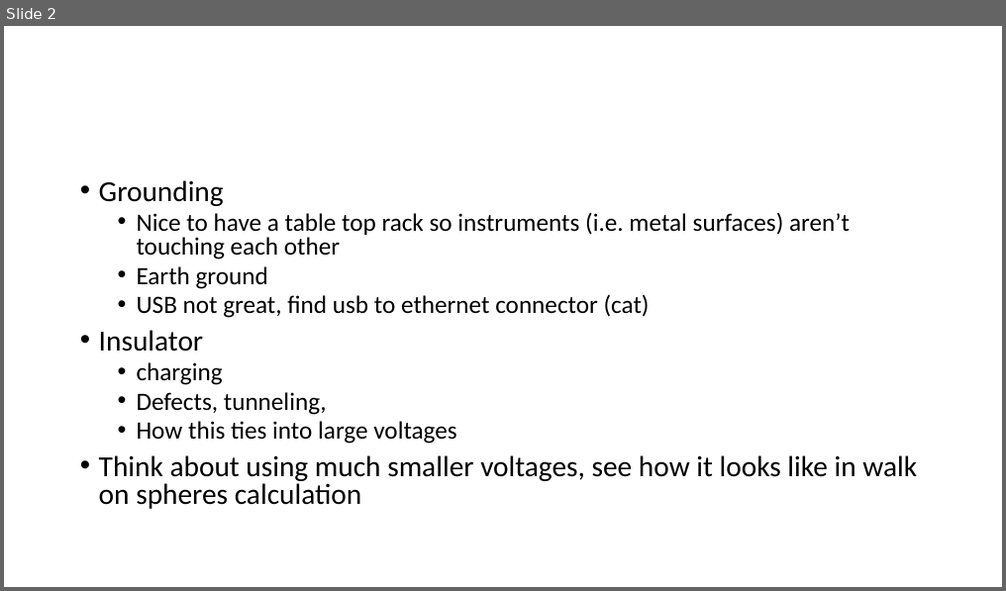
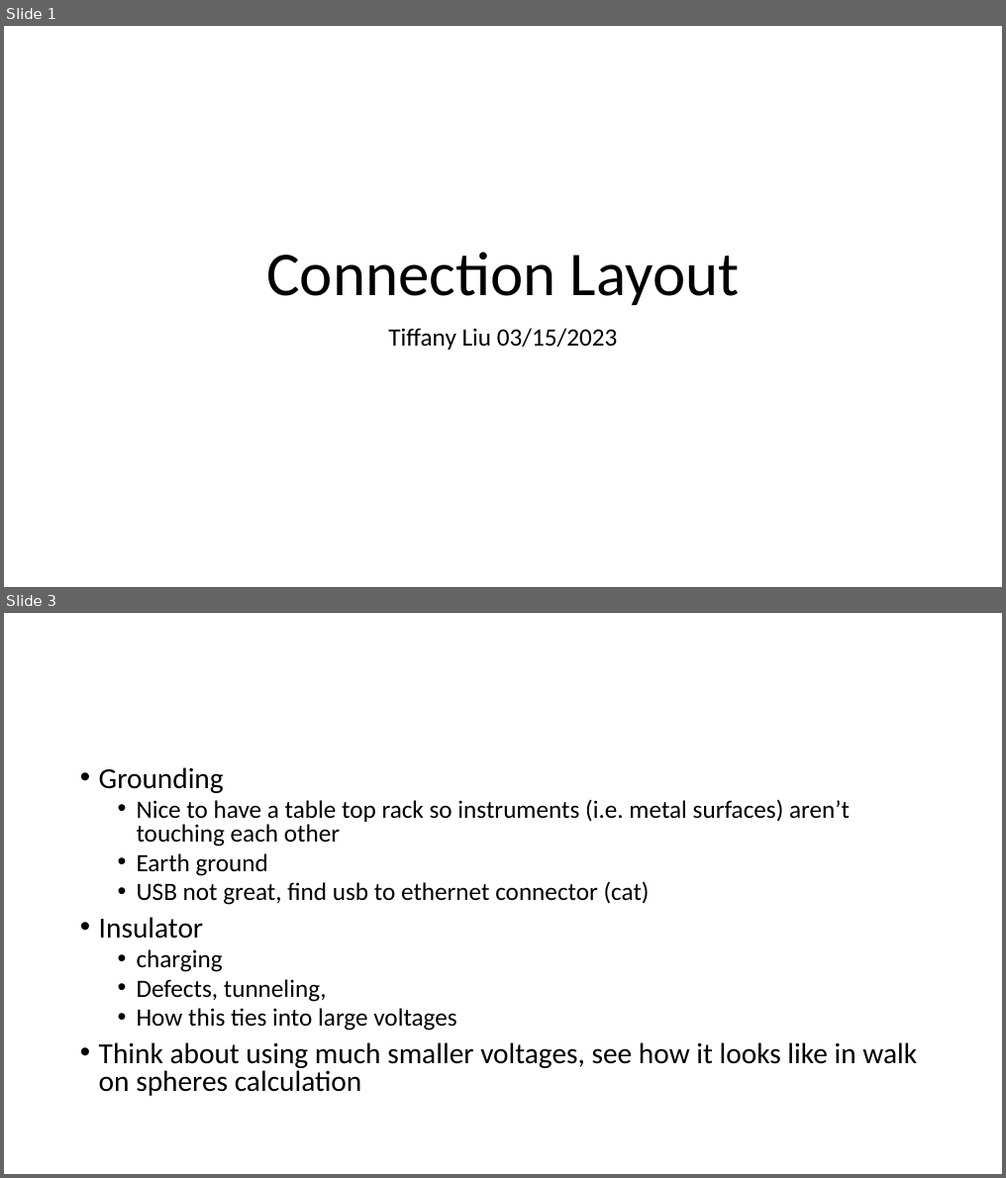
Before and after one commit to eelyon/LyonLabCodebase, a slide deck: matlabMeas/TiffanyMeasurementFunctions/IDC/ConnectionLayout.pptx. Shown one above the other, each under a label of ours: slide 2 before the commit, slides 1 and 3 after it; the slides between them are not shown. The pictures are 1006x591 and 1006x1178 pixels, drawn with LibreOffice and Linux fonts; fonts in the diff are those of the drawing. Boxes give left, top, right and bottom in pixels: in the first picture for what was removed or moved away, otherwise in the second. Text is boxed around its words. In the diff, an @@ line names an element or a change of style, - is before the commit and + after.

```diff
--- a/matlabMeas/TiffanyMeasurementFunctions/IDC/ConnectionLayout.pptx
+++ b/matlabMeas/TiffanyMeasurementFunctions/IDC/ConnectionLayout.pptx
@@ slide 1 added at box(4, 26, 1002, 587), background #FFFFFF @@
@@ title added at box(266, 252, 740, 305), 60 pt, text #000000 @@
+Connection Layout
@@ subtitle added at box(388, 328, 618, 350), 24 pt, text #000000 @@
+Tiffany Liu 03/15/2023
@@ what was slide 2 is now slide 3 @@
```
Also in this commit, not shown: 1 slide changed, 1 other slide added, 6 other files.
